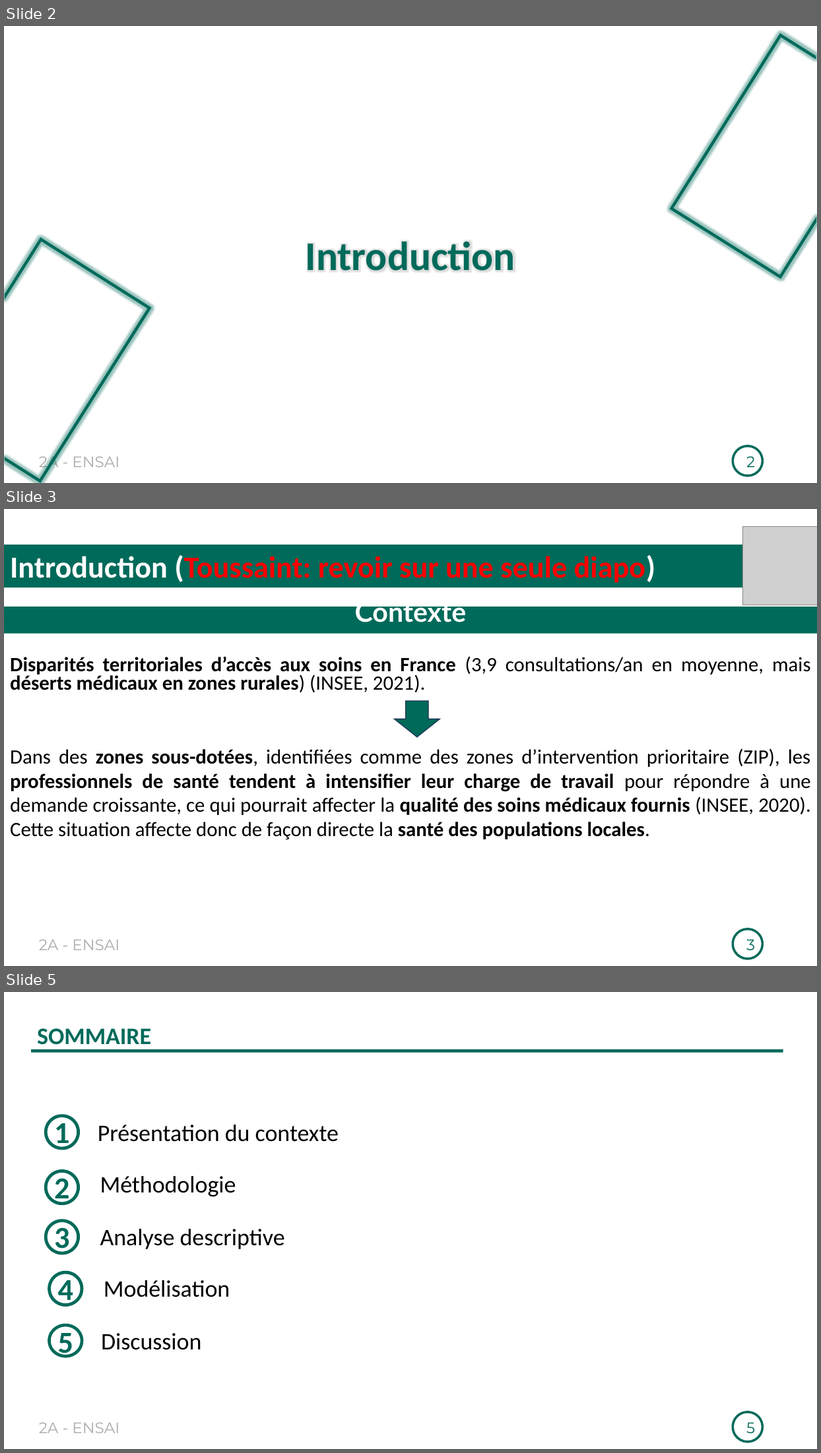
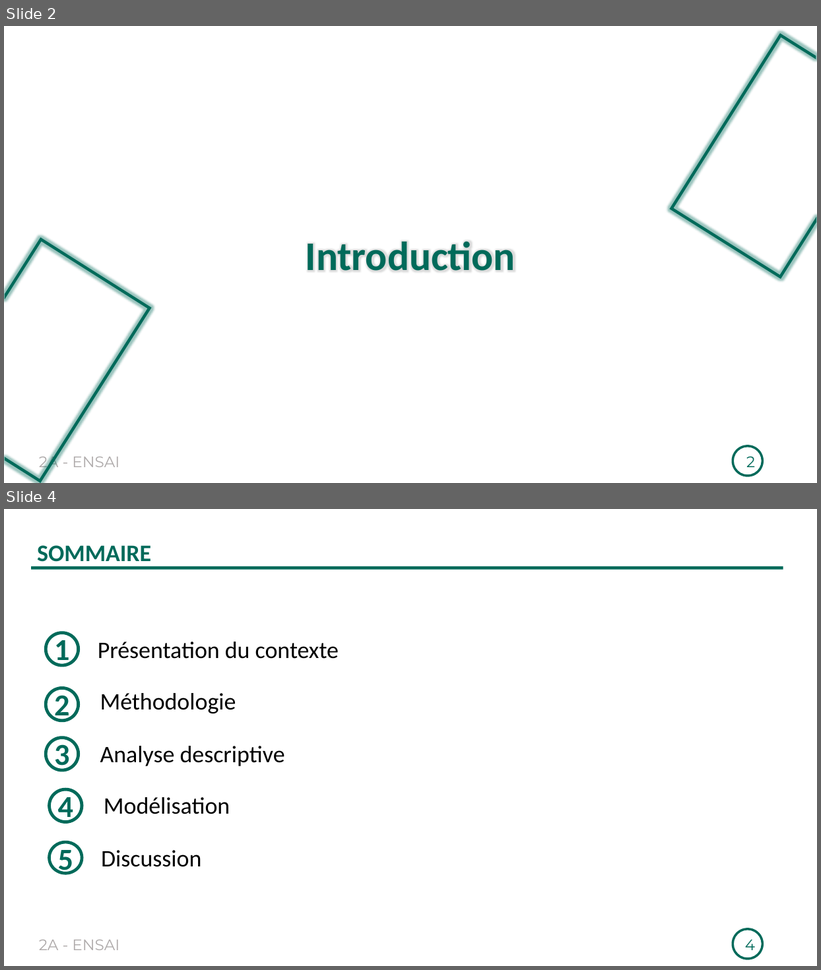
Before and after one commit to Richard-GOZAN/Projet-Stat-2A-Ensai, a slide deck: Présentation/Soutenance_Groupe25.pptx. Shown one above the other, each under a label of ours: slides 2, 3 and 5 before the commit, slides 2 and 4 after it; the slides between them are not shown. The pictures are 821x1453 and 821x970 pixels, drawn with LibreOffice and Linux fonts; fonts in the diff are those of the drawing; grey boxes stand for pictures. Boxes give left, top, right and bottom in pixels: in the first picture for what was removed or moved away, otherwise in the second. Text is boxed around its words. In the diff, an @@ line names an element or a change of style, - is before the commit and + after.

Commit message:
Version modifiée de Toussaint

```diff
--- a/Présentation/Soutenance_Groupe25.pptx
+++ b/Présentation/Soutenance_Groupe25.pptx
@@ slide 3 removed at box(4, 509, 817, 966), background #FFFFFF; not listed: 2 template elements that a slide beside it also shows @@
@@ picture removed at box(743, 527, 817, 605) @@
@@ rectangle removed at box(4, 545, 817, 588) @@
-Introduction (Toussaint: revoir sur une seule diapo)
@@ rectangle removed at box(4, 607, 817, 634) @@
-Contexte
@@ text removed at box(10, 656, 811, 692) @@
-Disparités territoriales d’accès aux soins en France (3,9 consultations/an en moyenne, mais déserts médicaux en zones rurales) (INSEE, 2021).
@@ down arrow removed at box(395, 701, 440, 737) @@
@@ text removed at box(10, 749, 811, 840) @@
-Dans des zones sous-dotées, identifiées comme des zones d’intervention prioritaire (ZIP), les professionnels de santé tendent à intensifier leur charge de travail pour répondre à une demande croissante, ce qui pourrait affecter la qualité des soins médicaux fournis (INSEE, 2020). Cette situation affecte donc de façon directe la santé des populations locales.
@@ page number removed at box(746, 940, 755, 951) @@
-3
@@ what was slide 5 is now slide 4 @@
@@ page number at box(745, 940, 755, 951): text changed @@
-5
+4
```
Also in this commit, not shown: 7 slides changed, 3 slides added, 2 other slides removed.
